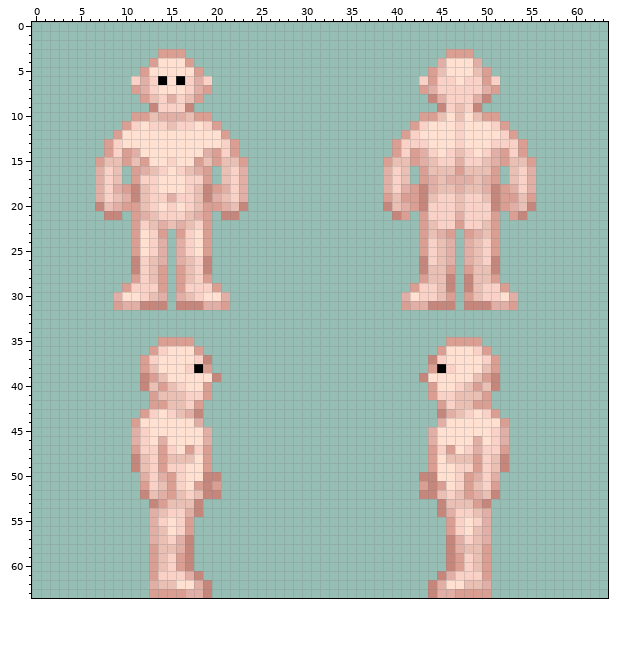
Pixel-art sprite: code/modules/unit_tests/screenshots/screenshot_humanoids__datum_species_human.png. This is how it looked before the edit.
The file is 64x64 pixels.
After the commit:
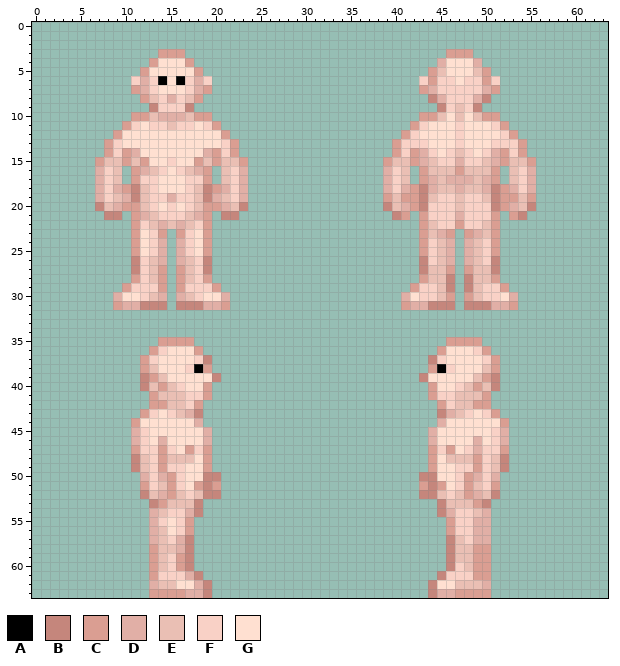
Palette (. is transparent): A #000000  B #c5867c  C #da9e92  D #e1afa6  E #eabfb4  F #f9d1c6  G #ffe0d1
What changed:
{"y":55,"x":48,"old":"GF","new":"FD"}
{"y":56,"x":48,"old":"GE","new":"FD"}
{"y":57,"x":47,"old":"D","new":"E"}
{"y":57,"x":49,"old":"E","new":"D"}
{"y":58,"x":47,"old":"D","new":"E"}
{"y":58,"x":49,"old":"E","new":"C"}
{"y":59,"x":47,"old":"CFE","new":"EEC"}
{"y":60,"x":47,"old":"CFE","new":"FEC"}
{"y":61,"x":46,"old":"D","new":"F"}
{"y":61,"x":49,"old":"F","new":"C"}
{"y":62,"x":45,"old":"D","new":"G"}
{"y":62,"x":47,"old":"G","new":"E"}
{"label":"changed","picture_box":[437,517,482,589]}
